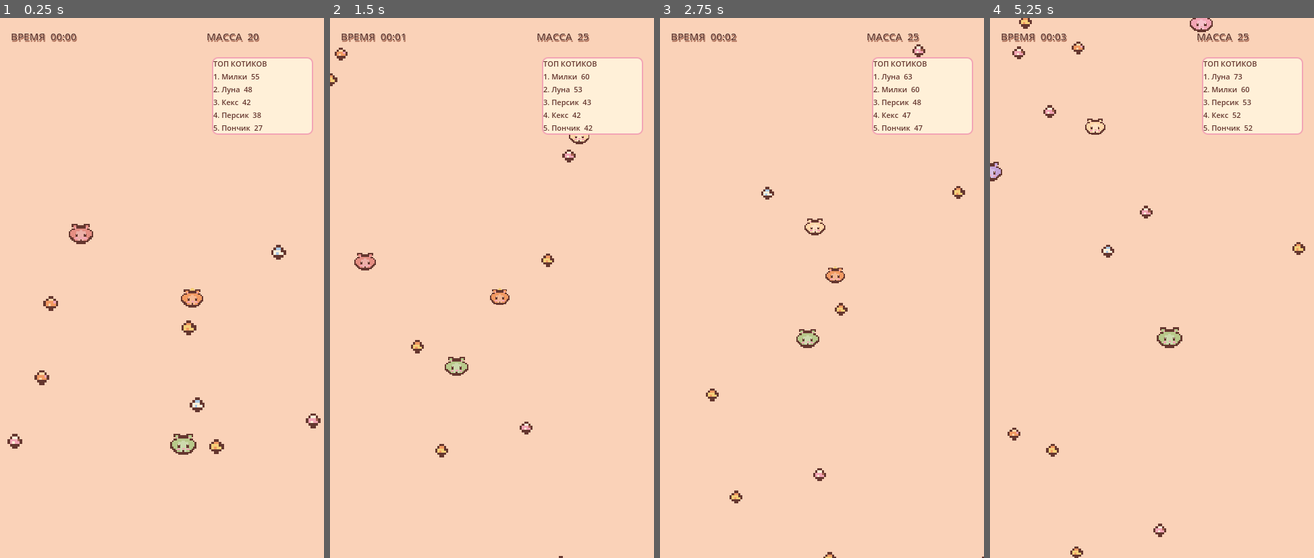
Above: before the commit, frames 1-4 (left to right).
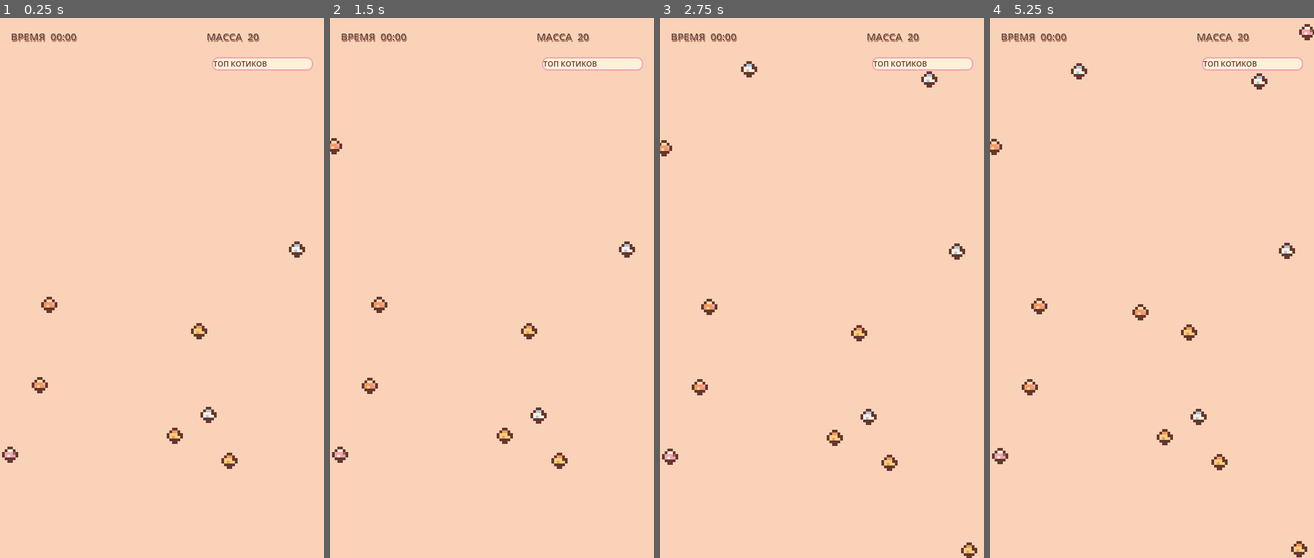
Above: after the commit, the same moments.

Repository: ArinaPig/Meown
Game: Godot game, scene res://scenes/minigames/catio/CatIO.tscn
Two runs of this game, one before a commit and one after it. Both use one fixed random seed, a clock stepped at 60 frames per second and the inputs below. The project has no main scene, so this scene is started directly.
Inputs (mouse positions are in pixels of both pictures, inside the frame that each line leads up to):
- Up to frame 1 (0.25 s): no input
- Up to frame 2 (1.5 s): move the mouse to (563, 261) at 0.52 s; click (563, 261) at 0.67 s; drag from (427, 315) to (514, 277) at 1.27 s
- Up to frame 3 (2.75 s): move the mouse to (854, 169) at 2.02 s; click (854, 169) at 2.17 s
- Up to frame 4 (5.25 s): drag from (1135, 396) to (1135, 217) at 2.77 s; move the mouse to (1249, 369) at 3.52 s; click (1249, 369) at 3.67 s; drag from (1054, 207) to (1077, 552) at 4.27 s; move the mouse to (1168, 288) at 5.02 s; click (1168, 288) at 5.17 s

The runs differ from the first frame. In frame 1, 5.6% of the frame differs, in the area x 0-99%, y 8-84%; in frame 2, 5.6%; in frame 3, 5.6%; in frame 4, 6.1%, in the area x 0-100%, y 0-100%.
Error before the commit: Invalid access to property or key 'global_position' on a base object of type 'previously freed'. (res://scenes/minigames/catio/CatIO.gd:41)
Error after the commit: Parse Error: Only identifier, attribute access, and subscription access can be used as assignment target. (res://scenes/minigames/catio/Cat.gd:165)

Commit message:
Fix custom property access in Cat.io scripts

Diff:
--- a/scenes/minigames/catio/Cat.gd
+++ b/scenes/minigames/catio/Cat.gd
@@ -30,8 +30,7 @@
 	# 32x32 pixel-art avatar: round Agar.io blob with tiny cat ears.
 	var fur := body_color
 	var light := fur.lightened(0.30)
-	var dark := fur.darkened(0.12)
-	# Ears and outer circular silhouette, built from crisp 2px blocks.
+		# Ears and outer circular silhouette, built from crisp 2px blocks.
 	var rows := [
 		[10, 12], [6, 20], [4, 24], [2, 28],
 		[0, 32], [0, 32], [0, 32], [0, 32],
@@ -115,10 +114,10 @@
 		if other == null or other == self or not is_instance_valid(other) or other.get("is_eaten"):
 			continue
 		var distance: float = global_position.distance_to(other.global_position)
-		if other.mass > mass * 1.18 and distance < threat_distance:
+		if float(other.get("mass")) > mass * 1.18 and distance < threat_distance:
 			threat = other
 			threat_distance = distance
-		elif mass > other.mass * 1.25 and distance < prey_distance:
+		elif mass > float(other.get("mass")) * 1.25 and distance < prey_distance:
 			prey = other
 			prey_distance = distance
 	for food_node in get_tree().get_nodes_in_group("food"):
@@ -162,7 +161,7 @@
 			area.queue_free()
 		grow(value)
 	elif area.is_in_group("cats") and area != self:
-		if mass >= area.mass * 1.2 and not area.is_eaten:
-			area.is_eaten = true
-			grow(area.mass * 0.75)
+		if mass >= float(area.get("mass")) * 1.2 and not bool(area.get("is_eaten")):
+			bool(area.get("is_eaten")) = true
+			grow(float(area.get("mass")) * 0.75)
 			area.queue_free()
